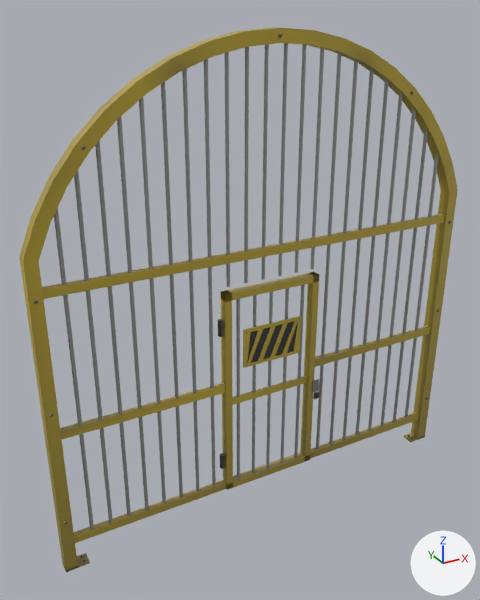
The glTF model assets/models/props/tunnel_grille.glb, before and after one commit.
Before and after are seen from a camera (50 mm lens) standing at (-2.67, -4.37, 4.22) and looking at (-0.23, 0.05, 2.0). Lighting does not change. The marker at lower right points along +X, +Y and +Z. The picture after the commit comes second. Vertices at exactly the same position are counted once.

Names of what the first picture shows: 'tunnel_grille'.
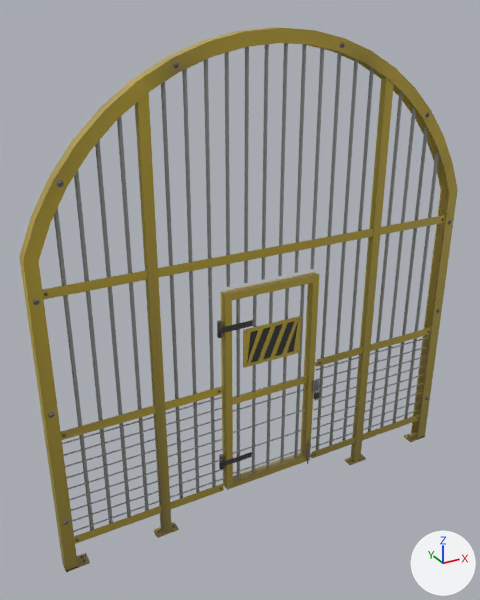
What changed in the scene script:
```text
Change me_tunnel_grille:
    used by ob_tunnel_grille; location = (0.0, 0.0, 0.0)
    remove me_tunnel_grille.from_pydata(...)  # 774 vertices, 1016 faces; spans x -1.94..1.94, y -0.12..0.0, z 0.0..4.09
    add me_tunnel_grille.from_pydata(...)  # 1478 vertices, 2116 faces; spans x -1.94..1.94, y -0.12..0.0, z 0.0..4.09
    me_tunnel_grille part 1: a new loose piece, a box spanning x -1.08..-1.0, y -0.1..-0.04, z 0.02..3.709, in mat_defaultmaterial
    me_tunnel_grille part 2: a new loose piece, a box spanning x -1.14..-0.94, y -0.11..-0.02, z 0.0..0.02, in mat_defaultmaterial
    me_tunnel_grille part 3: a new loose piece, a box spanning x 1.0..1.08, y -0.1..-0.04, z 0.02..3.709, in mat_defaultmaterial
    me_tunnel_grille part 4: a new loose piece, a box spanning x 0.94..1.14, y -0.11..-0.02, z 0.0..0.02, in mat_defaultmaterial
    me_tunnel_grille part 5: a new loose piece, a box spanning x -1.845..-0.48, y -0.084..-0.076, z 0.356..0.364, in mat_defaultmaterial
    me_tunnel_grille part 6: a new loose piece, a box spanning x 0.48..1.845, y -0.084..-0.076, z 0.356..0.364, in mat_defaultmaterial
    me_tunnel_grille part 7: a new loose piece, a box spanning x -1.845..-0.48, y -0.084..-0.076, z 0.4622..0.4703, in mat_defaultmaterial
    me_tunnel_grille part 8: a new loose piece, a box spanning x 0.48..1.845, y -0.084..-0.076, z 0.4622..0.4703, in mat_defaultmaterial
    me_tunnel_grille part 9: a new loose piece, a box spanning x -1.845..-0.48, y -0.084..-0.076, z 0.5685..0.5765, in mat_defaultmaterial
    me_tunnel_grille part 10: a new loose piece, a box spanning x 0.48..1.845, y -0.084..-0.076, z 0.5685..0.5765, in mat_defaultmaterial
    me_tunnel_grille part 11: the loose piece of 16 vertices spanning x -0.5..-0.45, y -0.08..-0.04, z 0.47..0.61 is rebuilt with 24 vertices and now spans x -0.5..-0.46, y -0.08..-0.04, z 0.46..0.6
    me_tunnel_grille part 12: the loose piece of 16 vertices spanning x -0.5..-0.45, y -0.08..-0.04, z 1.78..1.92 is rebuilt with 24 vertices and now spans x -0.5..-0.46, y -0.08..-0.04, z 1.77..1.91
    me_tunnel_grille part 13: 30 vertices moved from x -1.85..1.85, y -0.09..-0.04, z 0.24..2.47 to x -1.85..1.85, y -0.09..-0.08, z 0.24..2.47; 42 vertices removed from x -1.85..1.85, y -0.1..-0.02, z 0.24..3.72; 446 vertices added at x -1.93..1.93, y -0.12..-0.01, z 0.0..4.08
    me_tunnel_grille part 14: 10 kept faces spanning x -1.85..1.85, y -0.09..-0.08, z 0.24..1.32 get new vertex colours; the middle colour goes from yellow #ab994a to yellow #ac9749
    other edits to the shape of me_tunnel_grille do not show in these pictures
```

What differs and where, as boxes [x1, y1, x2, y2] in the pictures (480 x 600 px):
part 1 of me_tunnel_grille, added (yellow)
    after: [135, 92, 172, 533]
part 2 of me_tunnel_grille, added
    after: [154, 522, 179, 538]
part 3 of me_tunnel_grille, added (yellow)
    after: [351, 77, 394, 461]
part 4 of me_tunnel_grille, added
    after: [345, 454, 366, 465]
part 5 of me_tunnel_grille, added
    after: [73, 478, 223, 532]
part 6 of me_tunnel_grille, added
    after: [312, 409, 420, 448]
part 7 of me_tunnel_grille, added
    after: [72, 469, 223, 522]
part 8 of me_tunnel_grille, added
    after: [312, 401, 421, 439]
part 9 of me_tunnel_grille, added
    after: [71, 459, 223, 511]
part 10 of me_tunnel_grille, added
    after: [313, 392, 422, 429]
part 11 of me_tunnel_grille, rebuilt
    before: [220, 453, 225, 469]
    after: [219, 454, 224, 469]
part 12 of me_tunnel_grille, rebuilt
    before: [218, 319, 223, 337]
    after: [217, 320, 223, 338]
part 13 of me_tunnel_grille, built on
    before: [42, 79, 445, 543]
    after: [33, 45, 451, 544]
part 14 of me_tunnel_grille, recoloured
    both: [61, 328, 428, 537]
